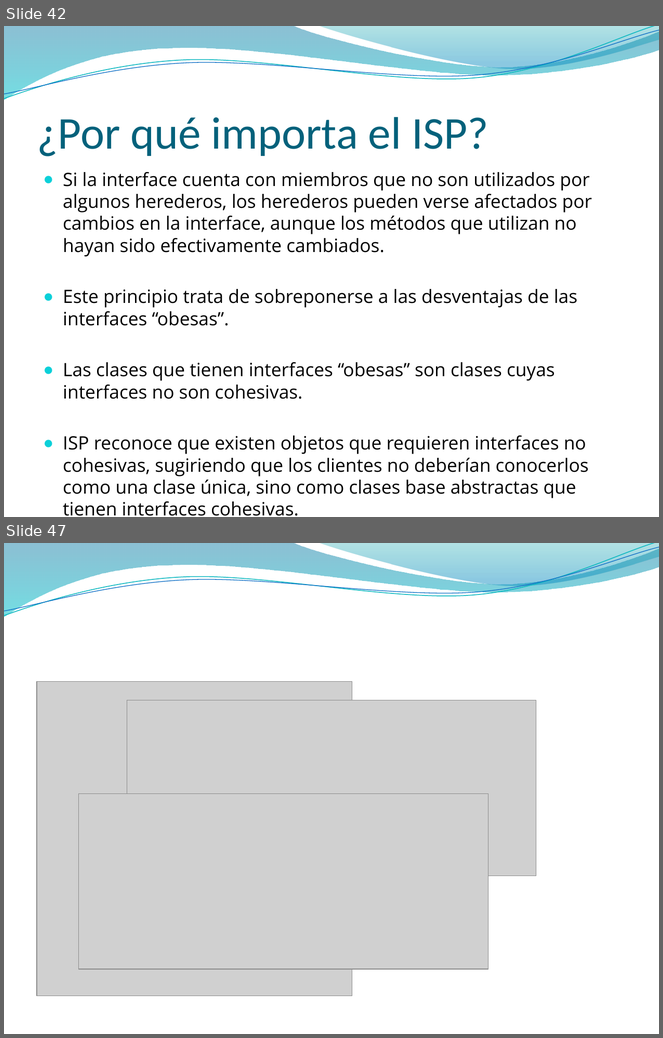
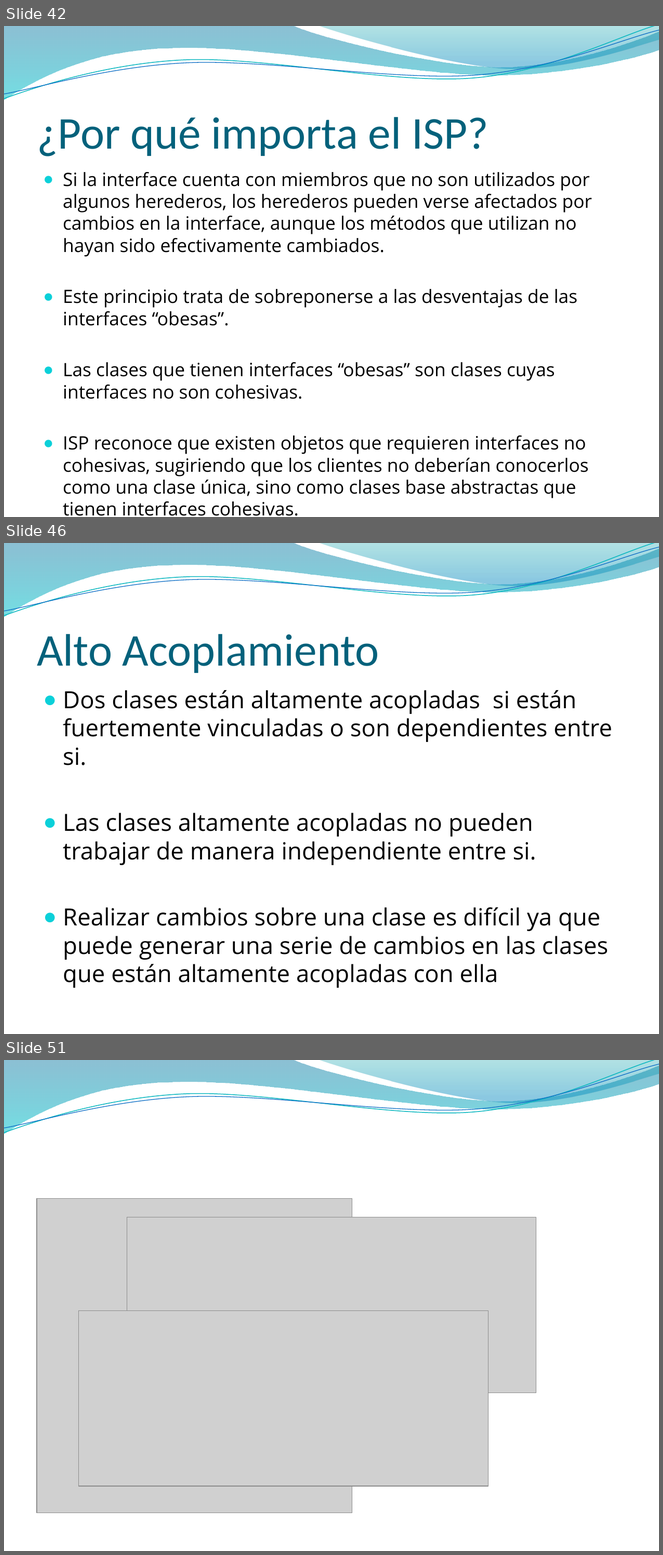
Before and after one commit to vvalotto/MiRepositorio, a slide deck: Disenio de Software/Principios OO/Presentaciones/Principios de Diseño OO.pptx. Shown one above the other, each under a label of ours: slides 42 and 47 before the commit, slides 42, 46 and 51 after it; the slides between them are not shown. The pictures are 663x1038 and 663x1555 pixels, drawn with LibreOffice and Linux fonts; fonts in the diff are those of the drawing; grey boxes stand for pictures; background and template pictures are left out. Boxes give left, top, right and bottom in pixels: in the first picture for what was removed or moved away, otherwise in the second. Text is boxed around its words. In the diff, an @@ line names an element or a change of style, - is before the commit and + after.

```diff
--- a/Disenio de Software/Principios OO/Presentaciones/Principios de Diseño OO.pptx
+++ b/Disenio de Software/Principios OO/Presentaciones/Principios de Diseño OO.pptx
@@ slide 46 added at bbox=[4, 543, 659, 1034], background picture (left out); not listed: 4 template elements that a slide beside it also shows @@
@@ title added at bbox=[37, 634, 379, 673], 50 pt, text #04617B @@
+Alto Acoplamiento
@@ text added at bbox=[63, 690, 612, 988], 26 pt, text #000000 @@
+● Dos clases están altamente acopladas si están fuertemente vinculadas o son dependientes entre si.
+● Las clases altamente acopladas no pueden trabajar de manera independiente entre si.
+● Realizar cambios sobre una clase es difícil ya que puede generar una serie de cambios en las clases que están altamente acopladas con ella
@@ what was slide 47 is now slide 51 @@
```
Also in this commit, not shown: 4 slides changed, 4 other slides added, 1 slide removed.
